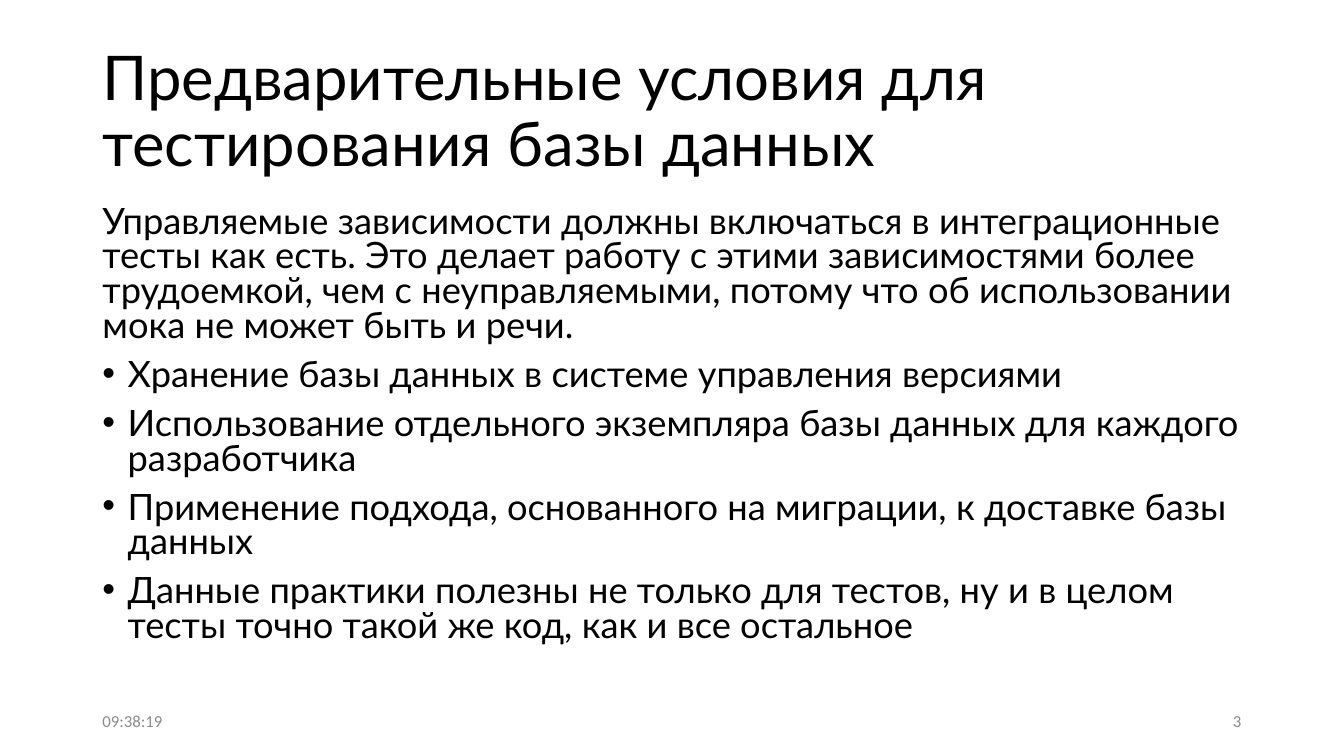
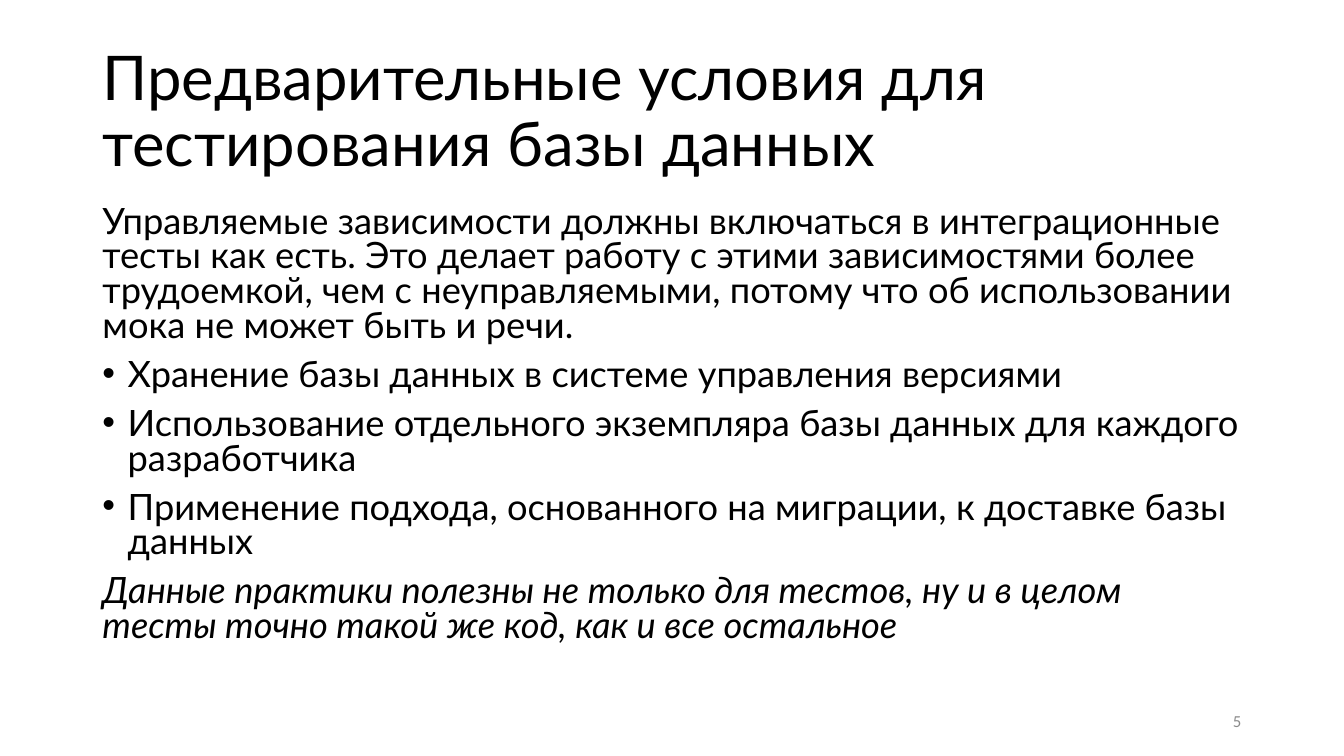
Before and after one commit to Sa1Gur/DbTest.Containers, a slide deck: slide 5 of DbaseTesting.pptx (slide 3 before the commit). Drawn at 1344x756 pixels with LibreOffice and Linux fonts; fonts in the diff are those of the drawing. Boxes give left, top, right and bottom in pixels: in the first picture for what was removed or moved away, otherwise in the second. Text is boxed around its words. In the diff, an @@ line names an element or a change of style, - is before the commit and + after.

```diff
--- a/DbaseTesting.pptx
+++ b/DbaseTesting.pptx
@@ text at bbox=[102, 576, 1122, 643]: italic on in "Данные практики полезны не только для тестов, ..."; bullet • to none @@
@@ text removed at bbox=[102, 715, 162, 727] @@
-09:38:19
@@ page number at bbox=[1233, 716, 1241, 727]: text changed @@
-3
+5
```
Also in this commit, not shown: 66 other slides changed, 3 slides added, 1 slide removed, 2 other files.
